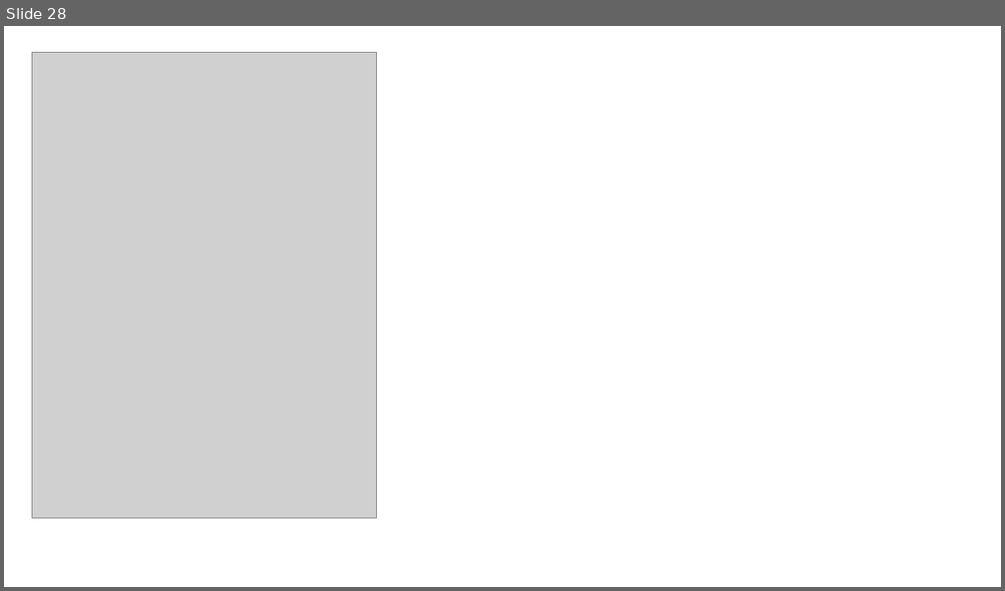
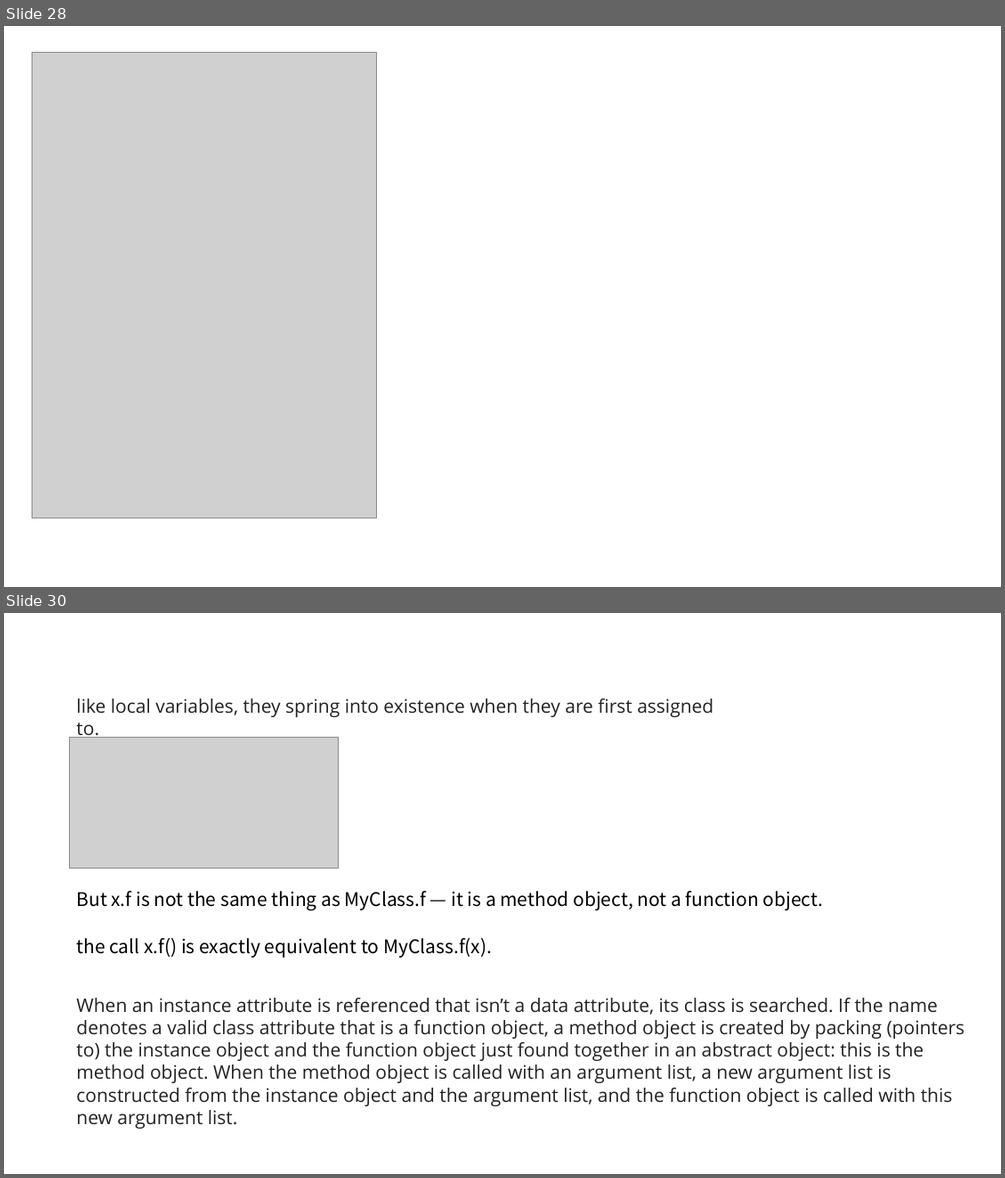
Before and after one commit to bilosikia/learnMarks, a slide deck: python.pptx. Shown one above the other, each under a label of ours: slide 28 before the commit, slides 28 and 30 after it; the slides between them are not shown. The pictures are 1005x591 and 1005x1178 pixels, drawn with LibreOffice and Linux fonts; fonts in the diff are those of the drawing; grey boxes stand for pictures. Boxes give left, top, right and bottom in pixels: in the first picture for what was removed or moved away, otherwise in the second. Text is boxed around its words. In the diff, an @@ line names an element or a change of style, - is before the commit and + after.

```diff
--- a/python.pptx
+++ b/python.pptx
@@ slide 30 added at bbox=[4, 613, 1001, 1174], background #FFFFFF @@
@@ text added at bbox=[76, 698, 713, 717], 18 pt, text #222222 @@
+like local variables, they spring into existence when they are first assigned to.
@@ picture added at bbox=[69, 737, 339, 868] @@
@@ text added at bbox=[76, 891, 823, 910], 18 pt, text #000000 @@
+But x.f is not the same thing as MyClass.f — it is a method object, not a function object.
@@ text added at bbox=[76, 938, 492, 957], 18 pt, text #000000 @@
+the call x.f() is exactly equivalent to MyClass.f(x).
@@ text added at bbox=[76, 997, 965, 1106], 18 pt, text #222222 @@
+When an instance attribute is referenced that isn’t a data attribute, its class is searched. If the name denotes a valid class attribute that is a function object, a method object is created by packing (pointers to) the instance object and the function object just found together in an abstract object: this is the method object. When the method object is called with an argument list, a new argument list is constructed from the instance object and the argument list, and the function object is called with this new argument list.
```
Also in this commit, not shown: 1 slide changed, 7 other slides added.
